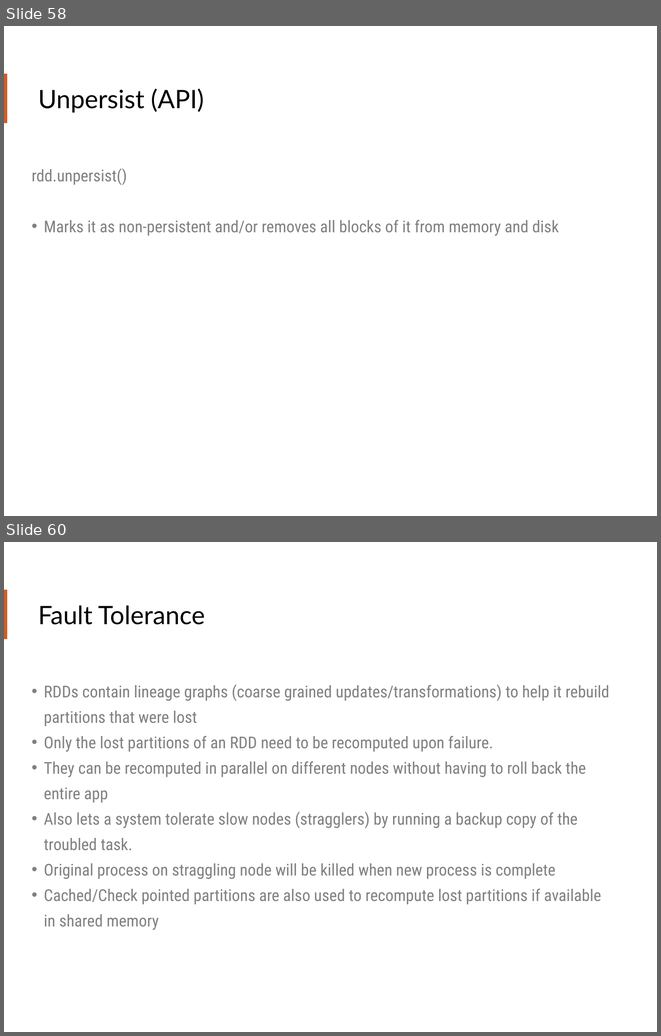
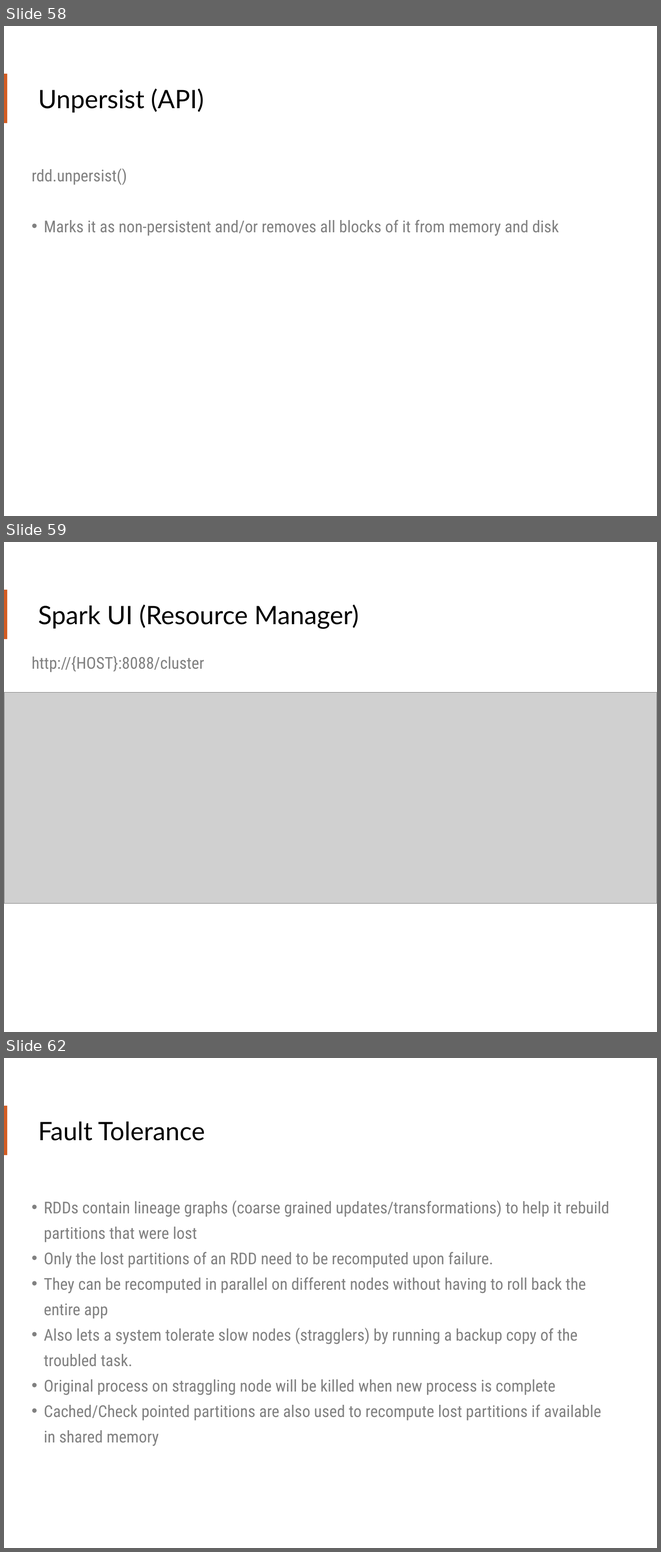
Before and after one commit to teamclairvoyant/intro-to-spark, a slide deck: Intro to Apache Spark Slides.pptx. Shown one above the other, each under a label of ours: slides 58 and 60 before the commit, slides 58, 59 and 62 after it; the slides between them are not shown. The pictures are 661x1036 and 661x1552 pixels, drawn with LibreOffice and Linux fonts; fonts in the diff are those of the drawing; grey boxes stand for pictures. Boxes give left, top, right and bottom in pixels: in the first picture for what was removed or moved away, otherwise in the second. Text is boxed around its words. In the diff, an @@ line names an element or a change of style, - is before the commit and + after.

Commit message:
Adding Spark UI slides

```diff
--- a/Intro to Apache Spark Slides.pptx
+++ b/Intro to Apache Spark Slides.pptx
@@ slide 59 added at (x1=4, y1=542, x2=657, y2=1032), background #FFFFFF; not listed: 1 template element that a slide beside it also shows @@
@@ title added at (x1=38, y1=605, x2=359, y2=629), 28 pt, text #000000 @@
+Spark UI (Resource Manager)
@@ text added at (x1=32, y1=656, x2=204, y2=672), 18 pt, text #808080 @@
+http://{HOST}:8088/cluster
@@ picture added at (x1=4, y1=692, x2=657, y2=903) @@
@@ what was slide 60 is now slide 62 @@
```
Also in this commit, not shown: 1 slide changed, 1 other slide added.
